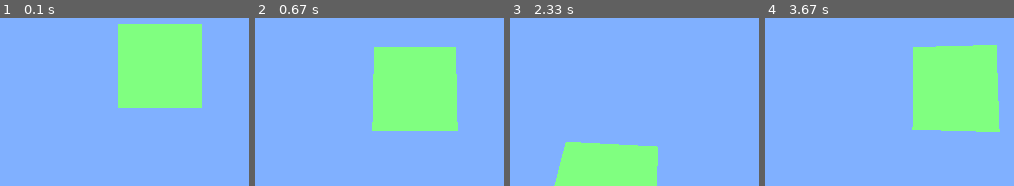
Above: before the commit, frames 1-4 (left to right).
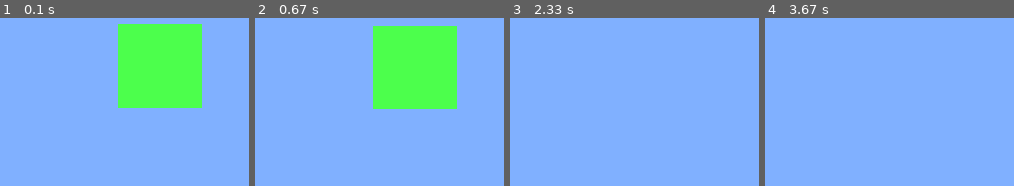
Above: after the commit, the same moments.

Repository: strollhy/pygame_opengl
Game: pygame game, started from world.py
Two runs of this game, one before a commit and one after it. Both use one fixed random seed, a clock stepped at 60 frames per second and the inputs below. The source is Python 2; it was converted automatically to run under Python 3.
Inputs:
- Up to frame 1 (0.1 s): no input
- Up to frame 2 (0.67 s): tap Up at 0.33 s
- Up to frame 3 (2.33 s): hold D 0.67-1.13 s; hold Right 0.67-1.13 s; hold W 1.17-1.47 s; hold Up 1.17-1.47 s; hold A from 2 s (still down); hold Left from 2 s (still down)
- Up to frame 4 (3.67 s): release A at 2.53 s; release Left at 2.53 s; hold S 2.57-2.87 s; hold Down 2.57-2.87 s

The runs differ from the first frame. In frame 1, 17% of the frame differs, in the area x 47-82%, y 3-54%; in frame 2, 21%, in the area x 46-82%, y 4-68%; in frame 3, 9.8%; in frame 4, 17%.

Commit message:
move and view, still some problems

Diff:
--- a/world.py
+++ b/world.py
@@ -52,14 +52,71 @@
         param = self.position + self.sight + (0,1,0)
         gluLookAt(*param)
 
-        # Set "brush" color
-        glColor3f(0.5, 1, 0.5)
-
+
+        ''' Render Cube'''
+        ## Front face
+        # Set "brush" color
+        glColor3f(.3, 1, .3)
         # Begin rendering
         glBegin(GL_QUADS)
         glVertex3f(-1, 1, 0)
         glVertex3f(1, 1, 0)
         glVertex3f(1, -1, 0)
+        glVertex3f(-1, -1, 0)
+        glEnd()
+
+        ## Back face
+        # Set "brush" color
+        glColor3f(1, 1, 1)
+        # Begin rendering
+        glBegin(GL_QUADS)
+        glVertex3f(-1, 1, -2)
+        glVertex3f(1, 1, -2)
+        glVertex3f(1, -1, -2)
+        glVertex3f(-1, -1, -2)
+        glEnd()
+
+        ## Top face
+        # Set "brush" color
+        glColor3f(1, .3, .3)
+        # Begin rendering
+        glBegin(GL_QUADS)
+        glVertex3f(-1, 1, 0)
+        glVertex3f(1, 1, 0)
+        glVertex3f(1, 1, -2)
+        glVertex3f(-1, 1, -2)
+        glEnd()
+
+        ## Bottom face
+        # Set "brush" color
+        glColor3f(1, 1, .3)
+        # Begin rendering
+        glBegin(GL_QUADS)
+        glVertex3f(1, -1, 0)
+        glVertex3f(1, -1, -2)
+        glVertex3f(-1, -1, -2)
+        glVertex3f(-1, -1, 0)
+        glEnd()
+
+        ## Right face
+        # Set "brush" color
+        glColor3f(.3, .3, 1)
+        # Begin rendering
+        glBegin(GL_QUADS)
+        glVertex3f(1, 1, -2)
+        glVertex3f(1, 1, 0)
+        glVertex3f(1, -1, 0)
+        glVertex3f(1, -1, -2)
+        glEnd()
+
+        ## Left face
+        # Set "brush" color
+        glColor3f(.3, 1, 1)
+        # Begin rendering
+        glBegin(GL_QUADS)
+        glVertex3f(-1, 1, 0)
+        glVertex3f(-1, 1, -2)
+        glVertex3f(-1, -1, -2)
         glVertex3f(-1, -1, 0)
         glEnd()
 
@@ -77,7 +134,9 @@
     # Initialize opengl
     opengl = myOpenGL()
 
-    tx = ty = dz = 0
+    dx = dy = dz = 0
+    tx = ty = tz = 0
+
     while True:
         for event in pygame.event.get():
             if event.type == QUIT:
@@ -85,6 +144,35 @@
             if event.type == KEYUP and event.key == K_ESCAPE:
                 return
 
+            ''' For movement '''
+            # move forward
+            if event.type == KEYDOWN and event.key == K_w:
+                dz = -SPEED
+
+            if event.type == KEYUP and event.key == K_w:
+                dz = 0
+
+            # move backward
+            if event.type == KEYDOWN and event.key == K_s:
+                dz = SPEED
+
+            if event.type == KEYUP and event.key == K_s:
+                dz = 0
+
+            # move left
+            if event.type == KEYDOWN and event.key == K_a:
+                dx = -SPEED
+
+            if event.type == KEYUP and event.key == K_a:
+                dx = 0
+
+            # move right
+            if event.type == KEYDOWN and event.key == K_d:
+                dx = SPEED
+
+            if event.type == KEYUP and event.key == K_d:
+                dx = 0
+
             ''' For sight direction '''
             # look up
             if event.type == KEYDOWN and event.key == K_UP:
@@ -114,22 +202,29 @@
             if event.type == KEYUP and event.key == K_RIGHT:
                 tx = 0
 
-        # Get and update sight angle
-        a, b = opengl.angle
-        a, b = a + tx, b + ty
-        b = max(-90, min(90, b))
-        opengl.angle = (a, b)
-
-        # Update pointing vector for camera
-        # Spin radius: 10
-        radius = 10
+        if tx != 0 or ty != 0:
+            # Get and update sight angle
+            a, b = opengl.angle
+            a, b = a + tx, b + ty
+            b = max(-90, min(90, b))
+            opengl.angle = (a, b)
+
+            # Update pointing vector for camera
+            # Spin radius: 10
+            radius = 1
+            x, y, z = opengl.sight
+            x += 2*math.sin(math.radians(a/2))*math.cos(math.radians(a/2)) * radius
+            y += 2*math.sin(math.radians(b/2))*math.cos(math.radians(b/2)) * radius
+            z += (2*math.sin(math.radians(a/2))*math.sin(math.radians(a/2)) + 2*math.sin(math.radians(a/2))*math.sin(math.radians(b/2))) * radius
+            opengl.sight = (x, y, z)
+
         x, y, z = opengl.sight
-        x = 2*math.sin(math.radians(a/2))*math.cos(math.radians(a/2)) * radius
-        y = 2*math.sin(math.radians(b/2))*math.cos(math.radians(b/2)) * radius
-        z = (2*math.sin(math.radians(a/2))*math.sin(math.radians(a/2)) + 2*math.sin(math.radians(a/2))*math.sin(math.radians(b/2))) * radius
-
-        print x, y, z
-        opengl.sight = (x, y, z)
+        opengl.sight = (x+dx, y+dy, z+dz)
+
+        # Update camera position
+        print x,y,z
+        x, y, z = opengl.position
+        opengl.position = (x+dx, y+dy, z+dz)
 
         # Set frame rate
         clock.tick(50)
